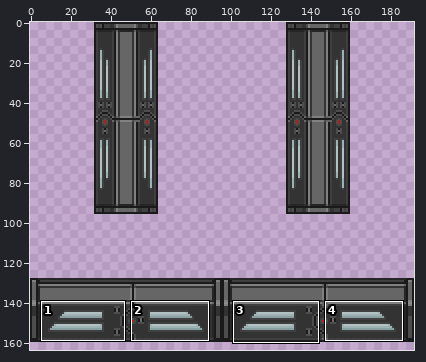
Sprite sheet, stored at Resources/Textures/_RMC14/Structures/Doors/Airlocks/Triple/ocp_large_dark_glass.rsi/door_locked.png. Above, an overview of the earlier version with the close-up marked.
Close-up. Before:
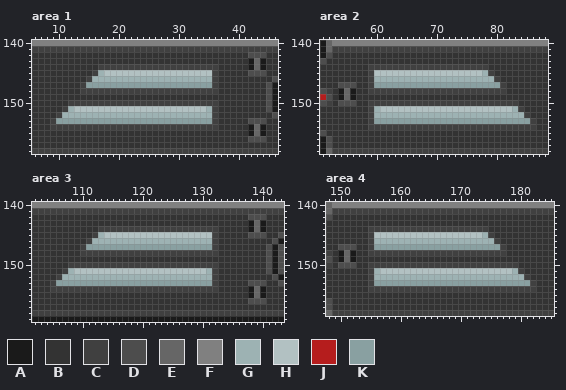
The file is 192x192 pixels. Shown: area 1: x 6..46, y 140..158; area 2: x 51..88, y 140..158; area 3: x 102..143, y 140..159; area 4: x 148..185, y 140..158. The wide view leaves out empty margins. The commit also changed other parts of the picture, which this record leaves out.
Palette (. is transparent): A #1a1a1a  B #333333  C #404040  D #4d4d4d  E #666666  F #808080  G #9db2b3  H #b2c1c2  J #b51d1d  K #89a0a1
Pixels before, area 1, first column x 6:
140 FFFFFFFFFFFFFFFFFFFFFFFFFFFFFFFFFFFFFFFFF
141 CCCCCCCCCCCCCCCCCCCCCCCCCCCCCCCCCCCCCCCCC
142 BBBBBBBBBBBBBBBBBBBBBBBBBBBBBBBBBBBBDDDBB
143 BBBBBBBBBBBBBBBBBBBBBBBBBBBBBBBBBBBBAEABB
144 BBBBBBBBBBBCCCCCCCCCCCCCCCCCCCCBBBBBAEABB
145 BBBBBBBBBBCGHHHHHHHHHHHHHHHHHHCBBBBBDDDBB
146 BBBBBBBBBCGGGGGGGGGGGGGGGGGGGGCBBBBBBBBBD
147 BBBBBBBBCKKKKKKKKKKKKKKKKKKKKKCBBBBBBBBDA
148 BBBBBBBBCCCCCCCCCCCCCCCCCCCCCCCBBBBBBBBDA
149 BBBBBBBBBBBBBBBBBBBBBBBBBBBBBBBBBBBBBBBDA
150 BBBBBBCCCCCCCCCCCCCCCCCCCCCCCCCBBBBBBBBDA
151 BBBBBCGHHHHHHHHHHHHHHHHHHHHHHGCBBBBBBBBDA
152 BBBBCGGGGGGGGGGGGGGGGGGGGGGGGGCBBBBBBBBBD
153 BBBCKKKKKKKKKKKKKKKKKKKKKKKKKKCBBBBBDDDBB
154 BBBCCCCCCCCCCCCCCCCCCCCCCCCCCCCBBBBBAEABB
155 BBBBBBBBBBBBBBBBBBBBBBBBBBBBBBBBBBBBAEABB
156 BBBBBBBBBBBBBBBBBBBBBBBBBBBBBBBBBBBBDDDBB
157 BBBBBBBBBBBBBBBBBBBBBBBBBBBBBBBBBBBBBBBBB
158 CCCCCCCCCCCCCCCCCCCCCCCCCCCCCCCCCCCCCCCCC
Pixels before, area 2, first column x 51:
140 AEFFFFFFFFFFFFFFFFFFFFFFFFFFFFFFFFFFFF
141 AECCCCCCCCCCCCCCCCCCCCCCCCCCCCCCCCCCCC
142 ADBBBBBBBBBBBBBBBBBBBBBBBBBBBBBBBBBBBB
143 DBBBBBBBBBBBBBBBBBBBBBBBBBBBBBBBBBBBBB
144 BBBBBBBBCCCCCCCCCCCCCCCCCCCCBBBBBBBBBB
145 BBBBBBBBCHHHHHHHHHHHHHHHHHHGCBBBBBBBBB
146 BBBBBBBBCGGGGGGGGGGGGGGGGGGGGCBBBBBBBB
147 BBBDDDBBCKKKKKKKKKKKKKKKKKKKKKCBBBBBBB
148 DCBAEABBCCCCCCCCCCCCCCCCCCCCCCCBBBBBBB
149 JDBAEABBBBBBBBBBBBBBBBBBBBBBBBBBBBBBBB
150 DCBDDDBBCCCCCCCCCCCCCCCCCCCCCCCCCBBBBB
151 BBBBBBBBCGHHHHHHHHHHHHHHHHHHHHHHGCBBBB
152 BBBBBBBBCGGGGGGGGGGGGGGGGGGGGGGGGGCBBB
153 BBBBBBBBCKKKKKKKKKKKKKKKKKKKKKKKKKKCBB
154 BBBBBBBBCCCCCCCCCCCCCCCCCCCCCCCCCCCCBB
155 DBBBBBBBBBBBBBBBBBBBBBBBBBBBBBBBBBBBBB
156 ADBBBBBBBBBBBBBBBBBBBBBBBBBBBBBBBBBBBB
157 ADBBBBBBBBBBBBBBBBBBBBBBBBBBBBBBBBBBBB
158 AECCCCCCCCCCCCCCCCCCCCCCCCCCCCCCCCCCCC
Pixels before, area 3, first column x 102:
140 FFFFFFFFFFFFFFFFFFFFFFFFFFFFFFFFFFFFFFFFFF
141 CCCCCCCCCCCCCCCCCCCCCCCCCCCCCCCCCCCCCCCCCC
142 BBBBBBBBBBBBBBBBBBBBBBBBBBBBBBBBBBBBDDDBBB
143 BBBBBBBBBBBBBBBBBBBBBBBBBBBBBBBBBBBBAEABBB
144 BBBBBBBBBBBCCCCCCCCCCCCCCCCCCCCBBBBBAEABBB
145 BBBBBBBBBBCGHHHHHHHHHHHHHHHHHHCBBBBBDDDBBD
146 BBBBBBBBBCGGGGGGGGGGGGGGGGGGGGCBBBBBBBBBDA
147 BBBBBBBBCKKKKKKKKKKKKKKKKKKKKKCBBBBBBBBDAD
148 BBBBBBBBCCCCCCCCCCCCCCCCCCCCCCCBBBBBBBBDAD
149 BBBBBBBBBBBBBBBBBBBBBBBBBBBBBBBBBBBBBBBDAD
150 BBBBBBCCCCCCCCCCCCCCCCCCCCCCCCCBBBBBBBBDAD
151 BBBBBCGHHHHHHHHHHHHHHHHHHHHHHGCBBBBBBBBDAD
152 BBBBCGGGGGGGGGGGGGGGGGGGGGGGGGCBBBBBBBBBDA
153 BBBCKKKKKKKKKKKKKKKKKKKKKKKKKKCBBBBBDDDBBD
154 BBBCCCCCCCCCCCCCCCCCCCCCCCCCCCCBBBBBAEABBB
155 BBBBBBBBBBBBBBBBBBBBBBBBBBBBBBBBBBBBAEABBB
156 BBBBBBBBBBBBBBBBBBBBBBBBBBBBBBBBBBBBDDDBBB
157 BBBBBBBBBBBBBBBBBBBBBBBBBBBBBBBBBBBBBBBBBB
158 CCCCCCCCCCCCCCCCCCCCCCCCCCCCCCCCCCCCCCCCCC
159 AAAAAAAAAAAAAAAAAAAAAAAAAAAAAAAAAAAAAAAAAA
Pixels before, area 4, first column x 148:
140 EFFFFFFFFFFFFFFFFFFFFFFFFFFFFFFFFFFFFF
141 ECCCCCCCCCCCCCCCCCCCCCCCCCCCCCCCCCCCCC
142 DBBBBBBBBBBBBBBBBBBBBBBBBBBBBBBBBBBBBB
143 BBBBBBBBBBBBBBBBBBBBBBBBBBBBBBBBBBBBBB
144 BBBBBBBCCCCCCCCCCCCCCCCCCCCBBBBBBBBBBB
145 BBBBBBBCHHHHHHHHHHHHHHHHHHGCBBBBBBBBBB
146 BBBBBBBCGGGGGGGGGGGGGGGGGGGGCBBBBBBBBB
147 BBDDDBBCKKKKKKKKKKKKKKKKKKKKKCBBBBBBBB
148 CBAEABBCCCCCCCCCCCCCCCCCCCCCCCBBBBBBBB
149 DBAEABBBBBBBBBBBBBBBBBBBBBBBBBBBBBBBBB
150 CBDDDBBCCCCCCCCCCCCCCCCCCCCCCCCCBBBBBB
151 BBBBBBBCGHHHHHHHHHHHHHHHHHHHHHHGCBBBBB
152 BBBBBBBCGGGGGGGGGGGGGGGGGGGGGGGGGCBBBB
153 BBBBBBBCKKKKKKKKKKKKKKKKKKKKKKKKKKCBBB
154 BBBBBBBCCCCCCCCCCCCCCCCCCCCCCCCCCCCBBB
155 BBBBBBBBBBBBBBBBBBBBBBBBBBBBBBBBBBBBBB
156 DBBBBBBBBBBBBBBBBBBBBBBBBBBBBBBBBBBBBB
157 DBBBBBBBBBBBBBBBBBBBBBBBBBBBBBBBBBBBBB
158 ECCCCCCCCCCCCCCCCCCCCCCCCCCCCCCCCCCCCC
And afterwards:
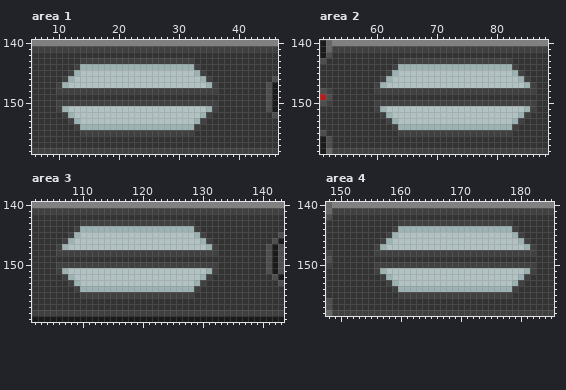
From old to new:
Changed rows in their new state; - is an unchanged pixel.
Area 1:
first column x 9:
142 ---------------------------------BBB
143 -----CCCCCCCCCCCCCCCCCCC---------BBB
144 ----CGGGGGGGGGGGGGGGGGGG-BBB-----BBB
145 ---CGHHHH---------------GCBB-----BBB
146 --CGHHHHHHHHHHHHHHHHHHHHH-CB--------
147 -CGHHHHHHHHHHHHHHHHHHHHHHHG---------
148 -CCCC-------------------------------
150 -CC---------------------------------
151 -CGH--------------------------------
152 -BC-HHHHHHHHHHHHHHHHHHHHH-CB--------
153 BBBCGHHHHHHHHHHHHHHHHHHHGCBB-----BBB
154 BBBB-GGGGGGGGGGGGGGGGGGG-BBB-----BBB
155 -----CCCCCCCCCCCCCCCCCCC---------BBB
156 ---------------------------------BBB
Area 2:
first column x 54:
143 ----------CCCCCCCCCCCCCCCCCCC----
144 -----BBBB-GGGGGGGGGGGGGGGGGGGC---
145 -----BBBCG--------------HHHHHGC--
146 -----BBC-HHHHHHHHHHHHHHHHHHHHHGC-
147 BBB--BCGHHHHHHHHHHHHHHHHHHHHHHHGC
148 BBB--B----------------------CCCCC
149 BBB------------------------------
150 BBB--B------------------------CCC
151 -----BCG---------------------HHGC
152 -----BBC-HHHHHHHHHHHHHHHHHHHHH---
153 -----BBBCGHHHHHHHHHHHHHHHHHHHGCBB
154 -----BBBB-GGGGGGGGGGGGGGGGGGG-BBB
155 ----------CCCCCCCCCCCCCCCCCCC----
Area 3:
first column x 105:
142 ---------------------------------BBB
143 -----CCCCCCCCCCCCCCCCCCC---------BBB
144 ----CGGGGGGGGGGGGGGGGGGG-BBB-----BBB
145 ---CGHHHH---------------GCBB-----BBB
146 --CGHHHHHHHHHHHHHHHHHHHHH-CB--------
147 -CGHHHHHHHHHHHHHHHHHHHHHHHG---------
148 -CCCC-------------------------------
150 -CC---------------------------------
151 -CGH--------------------------------
152 -BC-HHHHHHHHHHHHHHHHHHHHH-CB--------
153 BBBCGHHHHHHHHHHHHHHHHHHHGCBB-----BBB
154 BBBB-GGGGGGGGGGGGGGGGGGG-BBB-----BBB
155 -----CCCCCCCCCCCCCCCCCCC---------BBB
156 ---------------------------------BBB
Area 4:
first column x 150:
143 ----------CCCCCCCCCCCCCCCCCCC----
144 -----BBBB-GGGGGGGGGGGGGGGGGGGC---
145 -----BBBCG--------------HHHHHGC--
146 -----BBC-HHHHHHHHHHHHHHHHHHHHHGC-
147 BBB--BCGHHHHHHHHHHHHHHHHHHHHHHHGC
148 BBB--B----------------------CCCCC
149 BBB------------------------------
150 BBB--B------------------------CCC
151 -----BCG---------------------HHGC
152 -----BBC-HHHHHHHHHHHHHHHHHHHHH---
153 -----BBBCGHHHHHHHHHHHHHHHHHHHGCBB
154 -----BBBB-GGGGGGGGGGGGGGGGGGG-BBB
155 ----------CCCCCCCCCCCCCCCCCCC----
